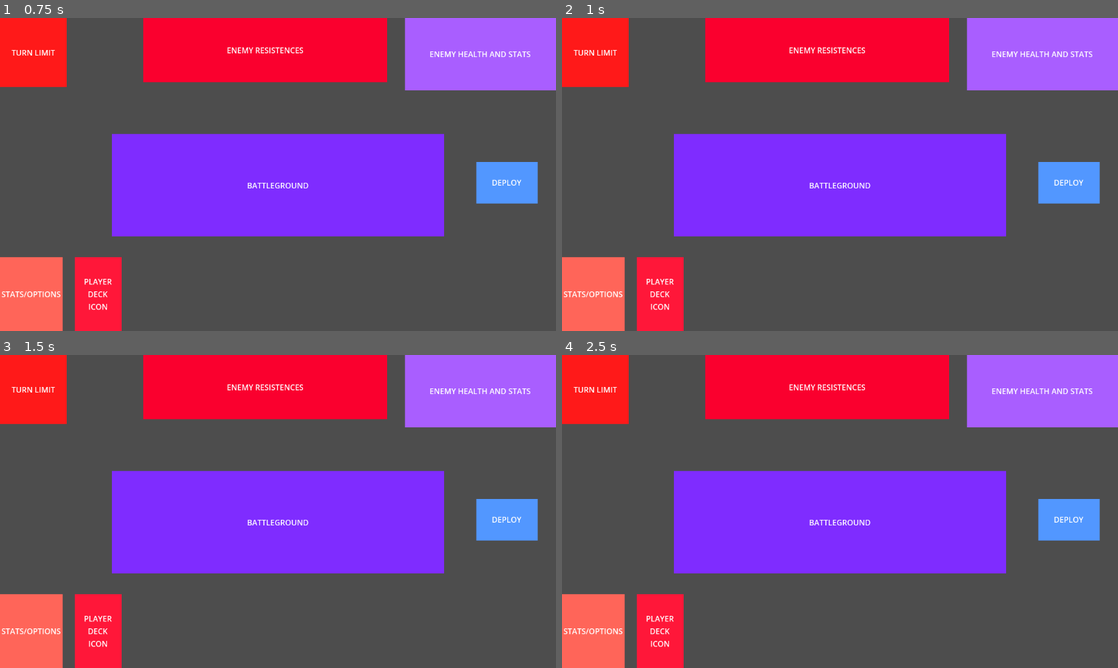
Above: before the commit, frames 1-4 (two rows, left to right).
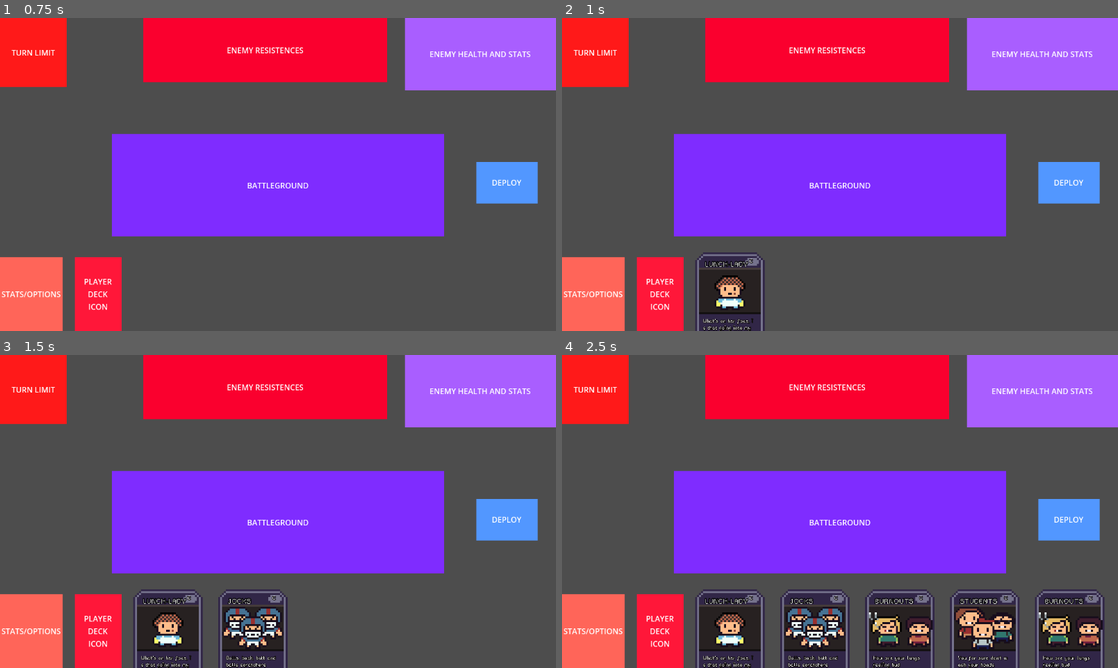
Above: after the commit, the same moments.

Repository: JPGFG/ld24
Game: Godot game, scene res://scenes/game-board/gameboard.tscn
Two runs of this game, one before a commit and one after it. Both use one fixed random seed, a clock stepped at 60 frames per second and the inputs below.
Inputs (mouse positions are in pixels of both pictures, inside the frame that each line leads up to):
- Up to frame 1 (0.75 s): tap Enter at 0.5 s; move the mouse to (400, 158) at 0.52 s
- Up to frame 2 (1 s): no input
- Up to frame 3 (1.5 s): tap Space at 1.25 s; move the mouse to (166, 527) at 1.27 s
- Up to frame 4 (2.5 s): move the mouse to (895, 442) at 2.02 s

Frame 1 is identical in both runs. In frame 2, 2.9% of the frame differs, in the area x 24-37%, y 74-100%; in frame 3, 5.8%; in frame 4, 15%, in the area x 24-98%, y 74-100%.
Error before the commit: Parse Error: Preload file "res://scenes/cards/card.tscn" does not exist. (res://scripts/cards/card.gd:4)

Commit message:
fixed nicks broken code

Diff:
--- a/scenes/cards/germ_card.tscn
+++ b/scenes/cards/germ_card.tscn
@@ -43,6 +43,7 @@
 script = ExtResource("1_n60a2")
 
 [node name="TextureRect" type="TextureRect" parent="."]
+layout_mode = 0
 offset_right = 36.0
 offset_bottom = 52.0
 scale = Vector2(4, 4)
--- a/scripts/cards/card.gd
+++ b/scripts/cards/card.gd
@@ -1,7 +1,8 @@
 extends Node
 class_name Base_Card
 
-const card_scene = preload("res://scenes/cards/card.tscn")
+const pop_scene = preload("res://scenes/cards/pop_card.tscn")
+const germ_scene = preload("res://scenes/cards/germ_card.tscn")
 
 @export var card_resource: CardResource
 var sprite_2d: TextureRect
@@ -57,6 +58,6 @@
 	)
 
 static func new_card(p_card_resource: CardResource) -> Base_Card:
-	var card = card_scene.instantiate()
+	var card = pop_scene.instantiate()
 	card.card_resource = p_card_resource
 	return card
Not shown, added: scenes/game-board/gam6BA9.tmp
